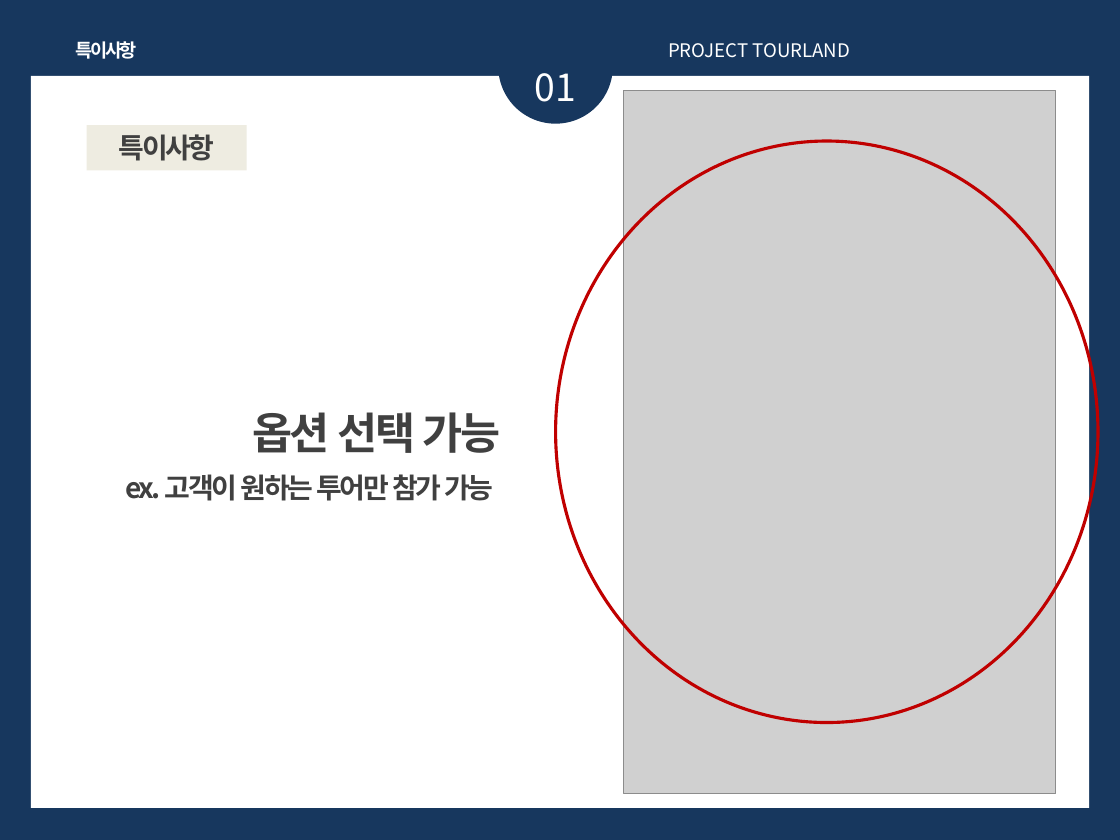
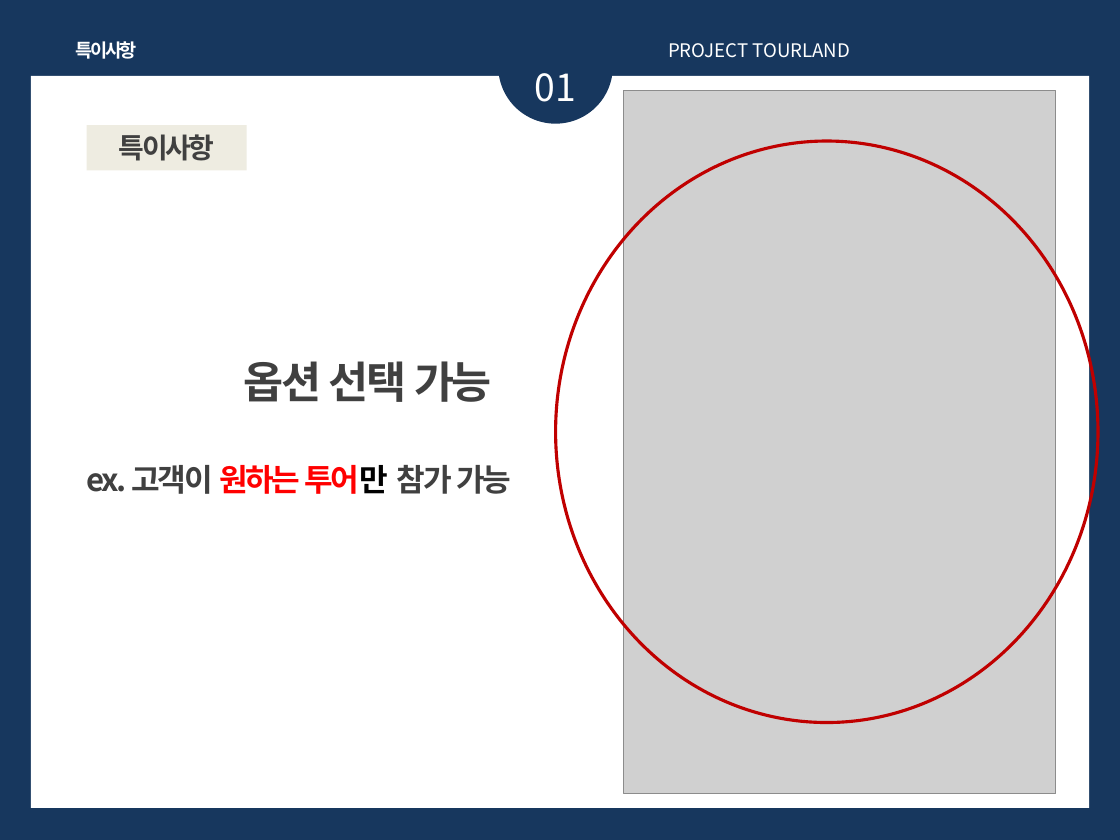
Before and after one commit to dlstjs8246/tourland, a slide deck: slide 10 of file/PPT.pptx. Drawn at 1120x840 pixels with LibreOffice and Linux fonts; fonts in the diff are those of the drawing; grey boxes stand for pictures. Boxes give left, top, right and bottom in pixels: in the first picture for what was removed or moved away, otherwise in the second. Text is boxed around its words. In the diff, an @@ line names an element or a change of style, - is before the commit and + after.

```diff
--- a/file/PPT.pptx
+++ b/file/PPT.pptx
@@ text "옵션 선택 가능": place and size @@
-text "옵션 선택 가능" at (252, 412, 501, 453)
+text "옵션 선택 가능" at (244, 361, 492, 402)
@@ text "ex. 고객이 원하는 투어만 참가 ...": place and size @@
-text "ex. 고객이 원하는 투어만 참가 ..." at (125, 474, 493, 501)
+text "ex. 고객이 원하는 투어만 참가 ..." at (87, 465, 511, 494)
@@ text "ex. 고객이 원하는 투어만 참가 ..." at (87, 465, 511, 494): size 18 to 20 pt; text colour #404040 to #FF0000 in "원하는 투어만"; text colour #404040 to #000000 in "투어만" @@
```
Also in this commit, not shown: 7 other slides changed.
